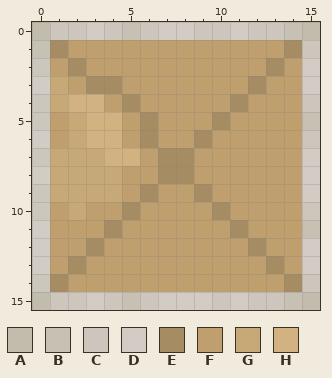
A pixel-art sprite gets an edit: textures/blocks/luth/mushroom_block_skin_stem_top.png. Above, as it was before the edit.
The file is 16x16 pixels. Colours within 5 levels of each other are drawn and written as one.
Palette (. is transparent): A #c2bcac  B #c7c1b4  C #cdc6bd  D #d3ccc4  E #a68c63  F #bf9f6e  G #c7a877  H #d2b280
Pixels before, first column x 0:
 0 ACCDCBCDDCCDCCBA
 1 BEFFFFFFFFFFFFEC
 2 CFEFFFFFFFFFFEFD
 3 DGFEEFFFFFFFEFFD
 4 CGHHFEFFFFFEFFFC
 5 CFGHHFEFFFEFFFFB
 6 DFGHHFEFFEFFFFFC
 7 CGGGHHFEEFFFFFFD
 8 DGGGGFFEEFFFFFFD
 9 CGGGGFEFFEFFFFFD
10 CFGFFEFFFFEFFFFC
11 DFFFEFFFFFFEFFFB
12 DFFEFFFFFFFFEFFD
13 DFEFFFFFFFFFFEFD
14 CEFFFFFFFFFFFFEC
15 ACCDCBCDDDCDCCBA
New version:
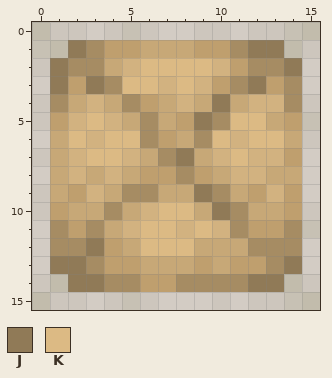
Colours new in this view: J #907a57  K #dcba84
Difference:
{"y":1,"x":1,"old":"EFF","new":"AJE"}
{"y":1,"x":6,"old":"FFF","new":"GGG"}
{"y":1,"x":11,"old":"FFFE","new":"EJJA"}
{"y":2,"x":1,"old":"F","new":"J"}
{"y":2,"x":3,"old":"FFFFFFFF","new":"EGHKKKKH"}
{"y":2,"x":12,"old":"F","new":"E"}
{"y":2,"x":14,"old":"F","new":"J"}
{"y":3,"x":1,"old":"G","new":"J"}
{"y":3,"x":3,"old":"E","new":"J"}
{"y":3,"x":5,"old":"FFFFF","new":"KKHKH"}
{"y":3,"x":11,"old":"FE","new":"EJ"}
{"y":3,"x":14,"old":"F","new":"E"}
{"y":4,"x":1,"old":"GH","new":"EG"}
{"y":4,"x":4,"old":"F","new":"G"}
{"y":4,"x":7,"old":"FFFFEFFF","new":"GHGJGHHE"}
{"y":5,"x":2,"old":"GH","new":"HK"}
{"y":5,"x":5,"old":"F","new":"G"}
{"y":5,"x":7,"old":"F","new":"G"}
{"y":5,"x":9,"old":"F","new":"J"}
{"y":5,"x":11,"old":"FFF","new":"KKG"}
{"y":6,"x":1,"old":"FG","new":"GK"}
{"y":6,"x":4,"old":"HF","new":"KK"}
{"y":6,"x":8,"old":"F","new":"G"}
{"y":6,"x":10,"old":"FFFFF","new":"KHKKG"}
{"y":7,"x":2,"old":"GGH","new":"HKK"}
{"y":7,"x":6,"old":"F","new":"G"}
{"y":7,"x":8,"old":"EFFFFF","new":"JGHKHH"}
{"y":8,"x":2,"old":"G","new":"H"}
{"y":8,"x":4,"old":"GF","new":"HG"}
{"y":8,"x":7,"old":"E","new":"F"}
{"y":8,"x":10,"old":"FFFFF","new":"GHHGG"}
{"y":9,"x":2,"old":"GG","new":"FH"}
{"y":9,"x":5,"old":"F","new":"E"}
{"y":9,"x":7,"old":"FFEFF","new":"GGJEG"}
{"y":9,"x":13,"old":"F","new":"H"}
{"y":10,"x":3,"old":"FFEFFFFEFFF","new":"GEGHKKGJEGG"}
{"y":11,"x":1,"old":"F","new":"E"}
{"y":11,"x":3,"old":"FEFFFFFF","new":"EGHKKHKH"}
{"y":11,"x":14,"old":"F","new":"E"}
{"y":12,"x":1,"old":"FFE","new":"EEJ"}
{"y":12,"x":5,"old":"FFFFFFF","new":"GKKKGGG"}
{"y":12,"x":13,"old":"FF","new":"EE"}
{"y":13,"x":1,"old":"FEF","new":"JJE"}
{"y":13,"x":6,"old":"FFF","new":"GGG"}
{"y":13,"x":10,"old":"F","new":"G"}
{"y":13,"x":14,"old":"F","new":"J"}
{"y":14,"x":1,"old":"EFFFF","new":"AJJEE"}
{"y":14,"x":8,"old":"FFFFFFE","new":"EEEEJJA"}
